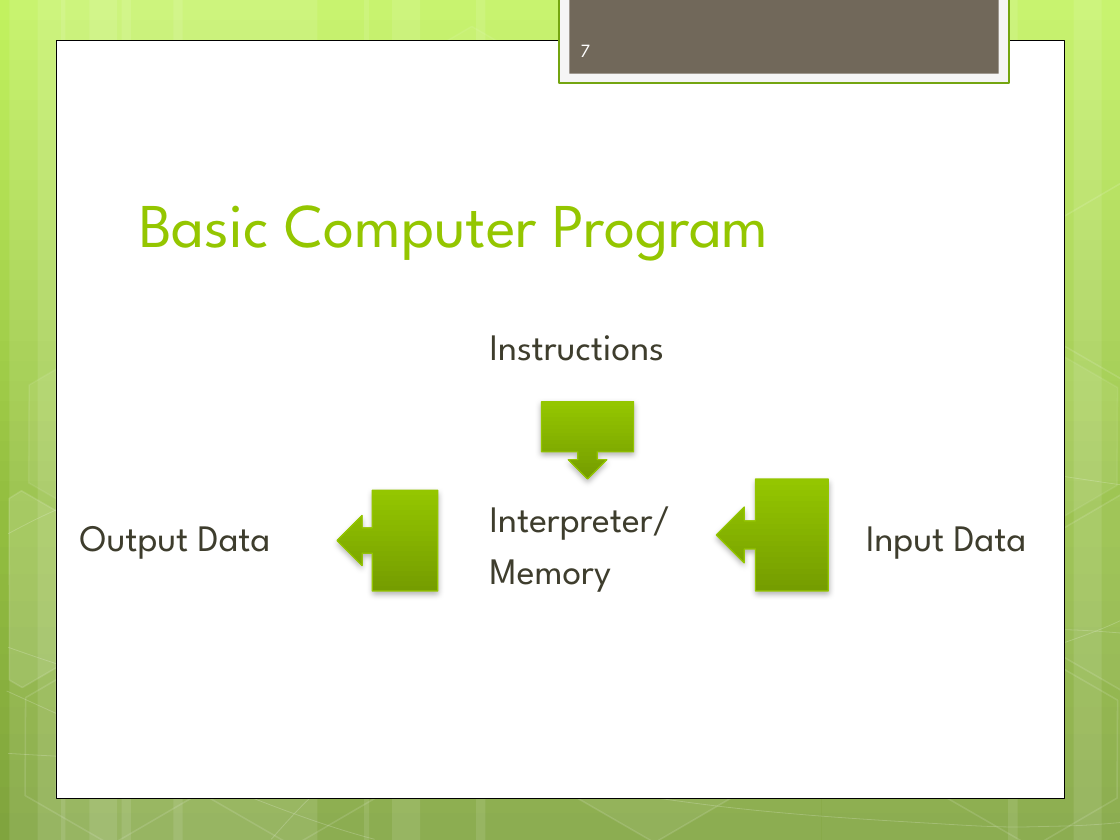
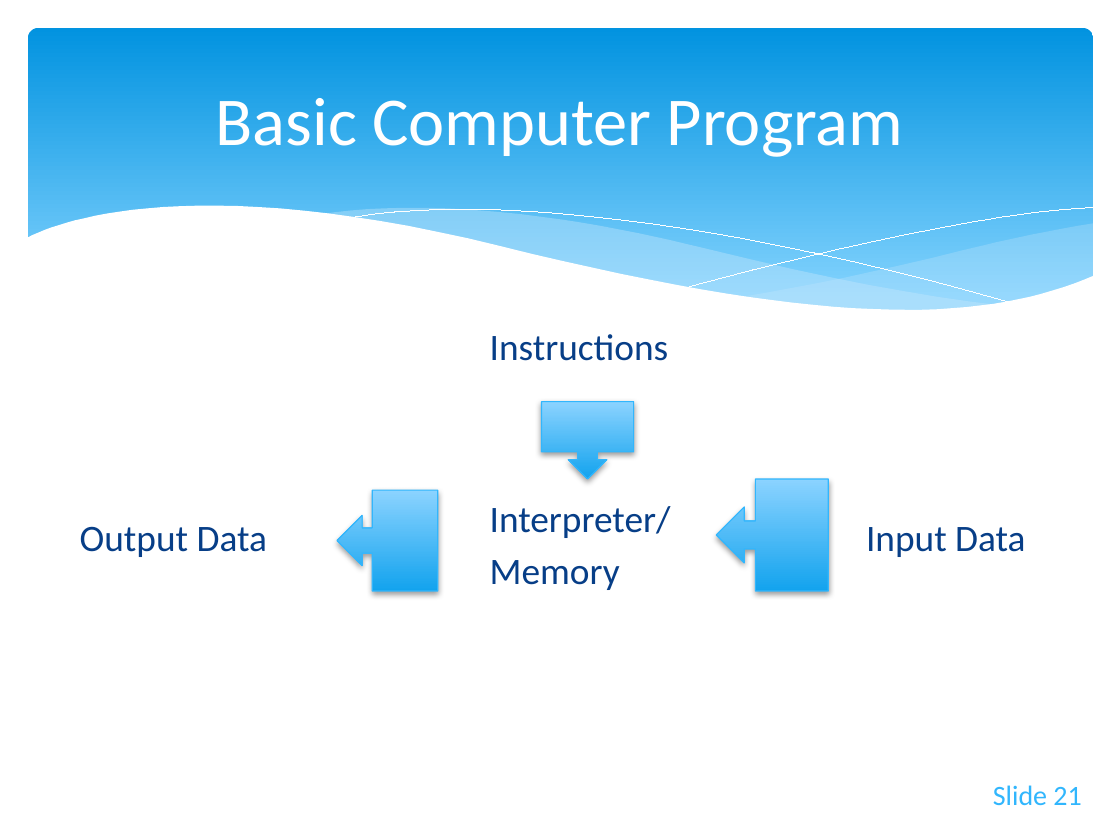
Before and after one commit to dicksontsai/personal_website, a slide deck: slide 21 of cs61a/discussion/disc0.pptx (slide 7 before the commit). Drawn at 1120x840 pixels with LibreOffice and Linux fonts; fonts in the diff are those of the drawing. Boxes give left, top, right and bottom in pixels: in the first picture for what was removed or moved away, otherwise in the second. Text is boxed around its words. In the diff, an @@ line names an element or a change of style, - is before the commit and + after.

```diff
--- a/cs61a/discussion/disc0.pptx
+++ b/cs61a/discussion/disc0.pptx
@@ background gradient #C3F35F to #93BF3F to #81A53E to #FFFFFF @@
@@ rounded rectangle added at (28,28,1093,330), fill gradient #0293E0 to #83D3FE @@
@@ rectangle removed at (559,0,1009,83) @@
@@ rectangle removed at (569,0,998,74) @@
@@ title "Basic Computer Program": place and size @@
-title "Basic Computer Program" at (139,205,769,261)
+title "Basic Computer Program" at (216,98,903,157)
@@ title "Basic Computer Program" at (216,98,903,157): size 40 to 44 pt, font League Spartan to Calibri, text colour #94C600 to #FFFFFF; alignment left to centre; vertical alignment bottom to middle @@
@@ rectangle removed at (56,40,1064,797) @@
@@ page number removed at (581,44,591,57) @@
-7
@@ group removed at (0,0,1120,840): 12 rectangles, 8 freeform shapes, 8 hexagons @@
@@ group added at (26,206,1094,368): 5 freeform shapes @@
@@ fill gradient #94C600 to #769D00 to gradient #8CD3FF to #14A2EF; outline #94C600 0.75 pt to #31B6FD 0.75 pt; shadow changed in 3 elements at (337,491,438,591), (717,479,829,591), (541,402,633,479) @@
@@ font League Spartan to Calibri, text colour #3E3D2D to #073E87 in 4 elements at (866,527,1025,557), (80,526,267,557), (490,334,669,361), (490,506,671,590) @@
@@ page number added at (993,785,1081,805), 18 pt, text #31B6FD @@
+Slide 21
```
Also in this commit, not shown: 3 other slides changed, 27 slides added, 11 slides removed, 4 other files.
